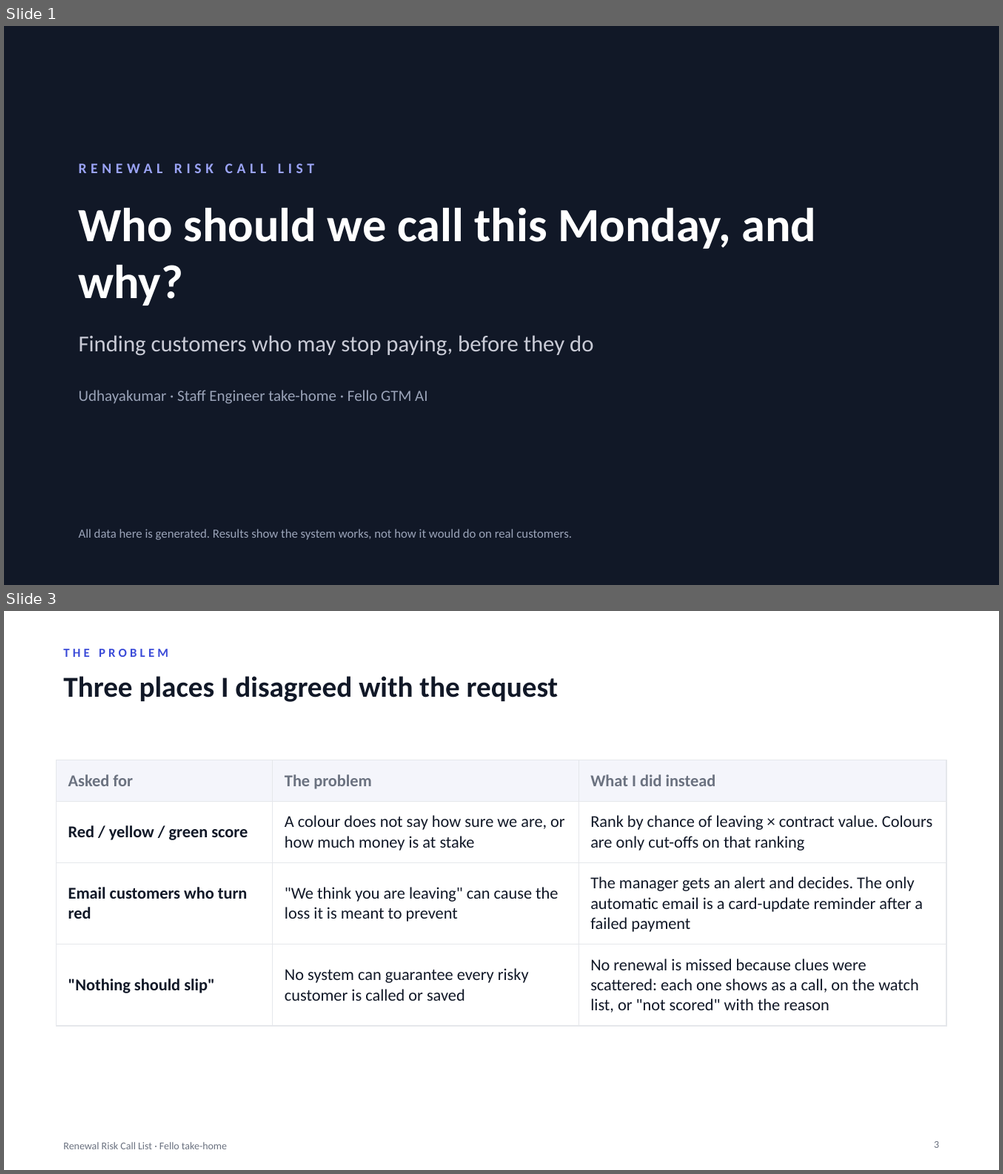
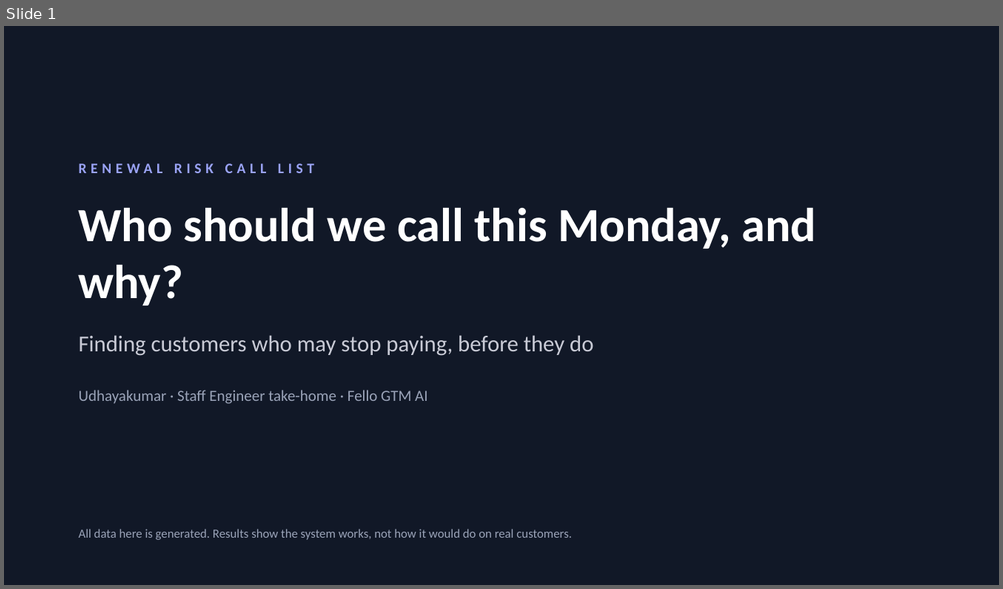
Before and after one commit to udhayakumaran/fello-renewal-risk, a slide deck: docs/renewal-risk-deck.pptx. Shown one above the other, each under a label of ours: slides 1 and 3 before the commit, slide 1 after it; the slides between them are not shown. The pictures are 1003x1174 and 1003x589 pixels, drawn with LibreOffice and Linux fonts; fonts in the diff are those of the drawing. Boxes give left, top, right and bottom in pixels: in the first picture for what was removed or moved away, otherwise in the second. Text is boxed around its words. In the diff, an @@ line names an element or a change of style, - is before the commit and + after.

```diff
--- a/docs/renewal-risk-deck.pptx
+++ b/docs/renewal-risk-deck.pptx
@@ slide 3 removed at [4,611,999,1170], background #FFFFFF @@
@@ text removed at [63,649,168,657] @@
-THE PROBLEM
@@ text removed at [63,676,558,702] @@
-Three places I disagreed with the request
@@ table removed at [57,760,946,1016], 4 rows, 3 columns @@
-Asked for | The problem | What I did instead
-Red / yellow / green score | A colour does not say how sure we are, or how much money is at stake | Rank by chance of leaving × contract value. Colours are only cut-offs on that ranking
-Email customers who turn red | "We think you are leaving" can cause the loss it is meant to prevent | The manager gets an alert and decides. The only automatic email is a card-update reminder after a failed payment
-"Nothing should slip" | No system can guarantee every risky customer is called or saved | No renewal is missed because clues were scattered: each one shows as a call, on the watch list, or "not scored" with the reason
@@ text removed at [63,1142,227,1150] @@
-Renewal Risk Call List · Fello take-home
@@ page number removed at [933,1142,939,1148] @@
-3
```
Also in this commit, not shown: 8 slides changed, 10 slides added, 3 other slides removed, 6 other files.
